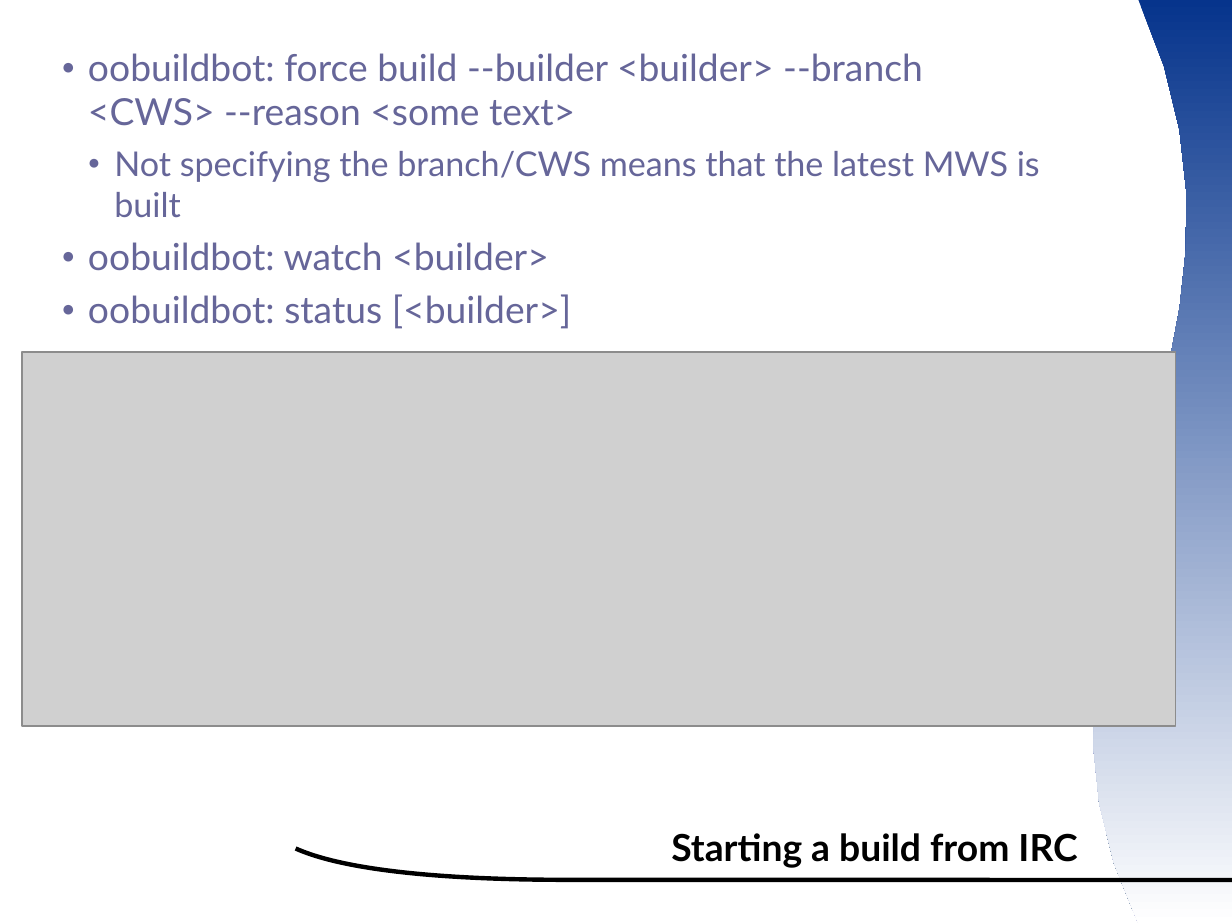
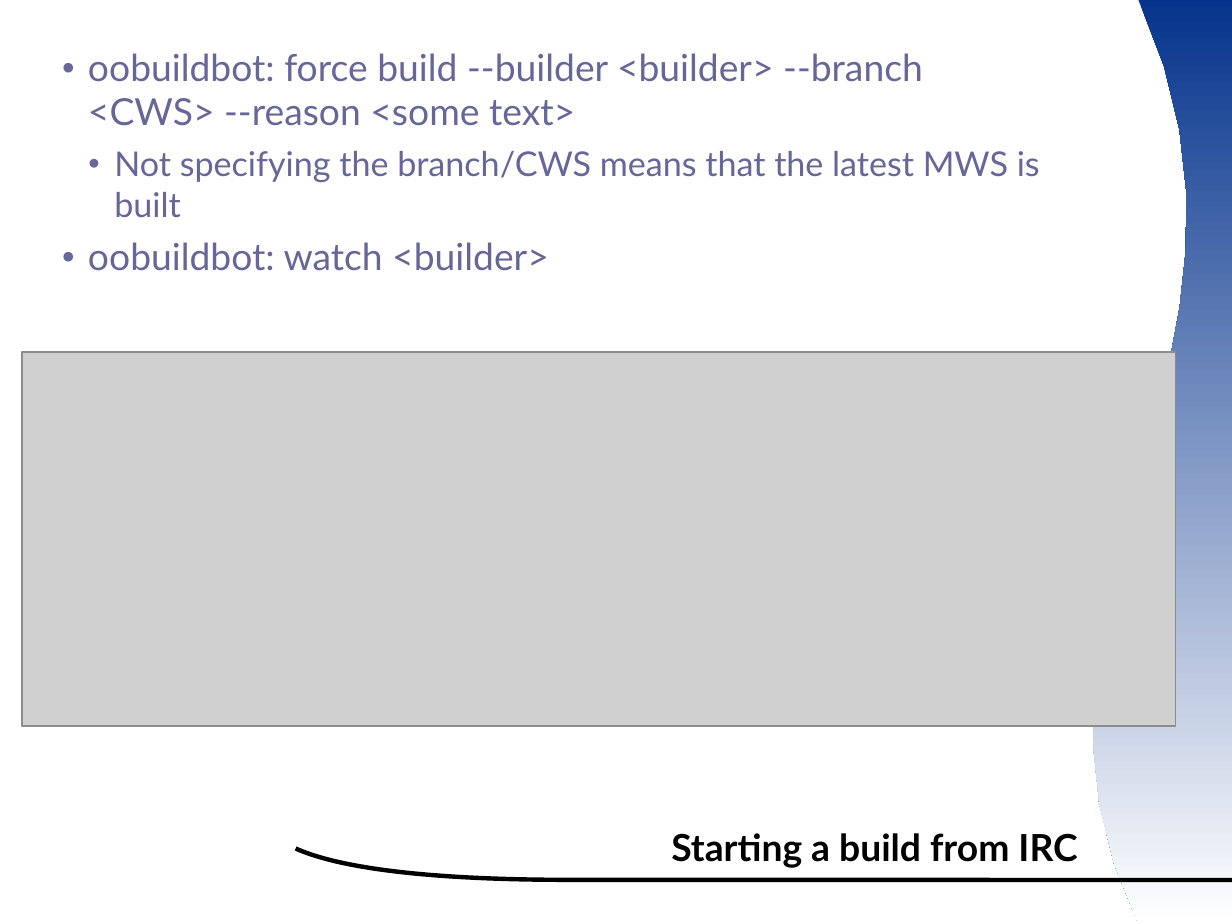
Before and after one commit to smsm1/ootermite, a slide deck: slide 10 of wiki/ooocon2007presentation.odp. Drawn at 1232x924 pixels with LibreOffice and Linux fonts; fonts in the diff are those of the drawing; grey boxes stand for pictures; background and template pictures are left out. Boxes give left, top, right and bottom in pixels: in the first picture for what was removed or moved away, otherwise in the second. Text is boxed around its words. In the diff, an @@ line names an element or a change of style, - is before the commit and + after.

```diff
--- a/wiki/ooocon2007presentation.odp
+++ b/wiki/ooocon2007presentation.odp
@@ text at <box>88,294,572,329</box>: paragraph removed @@
-  ● oobuildbot: status [<builder>]
```
Also in this commit, not shown: 4 other slides changed, 1 slide added.
